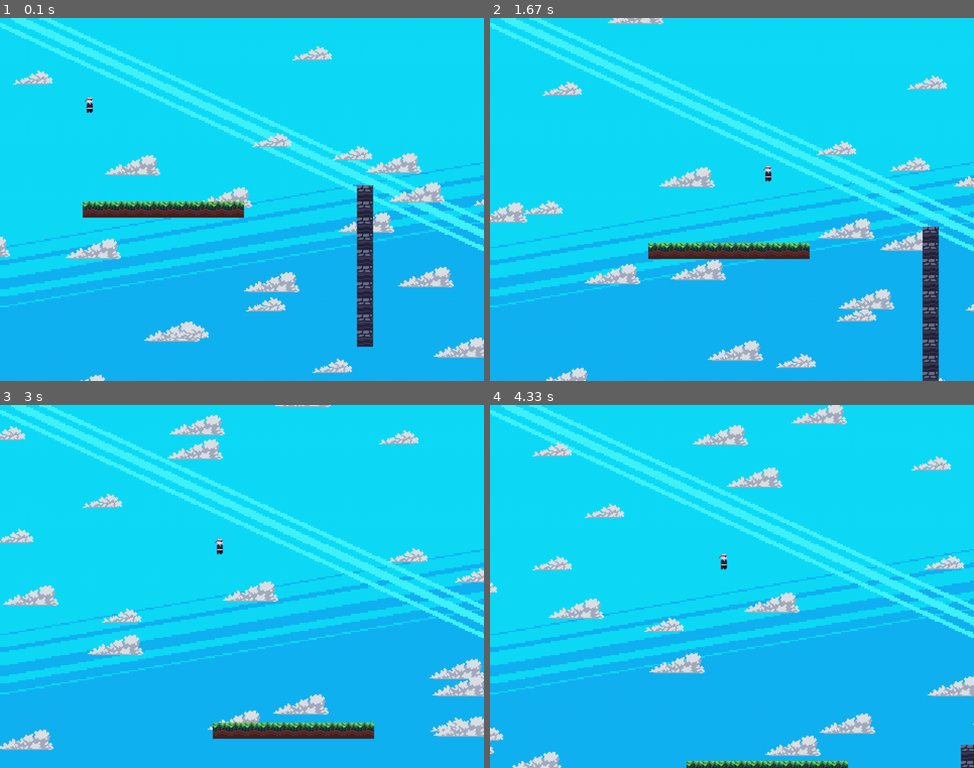
Above: before the commit, frames 1-4 (two rows, left to right).
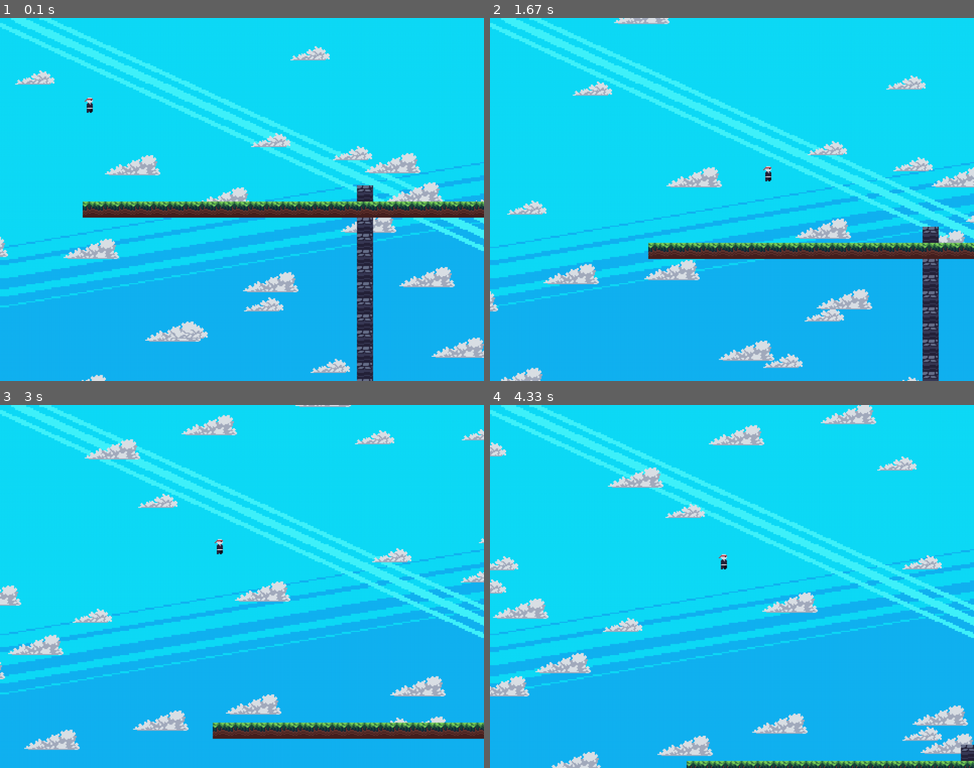
Above: after the commit, the same moments.

Repository: Developer-Harshit/platform_pygame
Game: pygame game, started from game.py
Two runs of this game, one before a commit and one after it. Both use one fixed random seed, a clock stepped at 60 frames per second and the inputs below.
Inputs:
- Up to frame 1 (0.1 s): no input
- Up to frame 2 (1.67 s): hold Right 0.33-0.8 s; hold Up 0.83-1.13 s; tap Space at 0.9, 1.23, 1.53 s; hold Right 1.17-1.63 s
- Up to frame 3 (3 s): hold Left 1.67-2.2 s; tap Space at 1.73, 2.03, 2.3, 2.6, 2.73 s; hold Left 2.23-2.63 s; hold Up from 2.67 s (still down)
- Up to frame 4 (4.33 s): release Up at 3.03 s; hold Right 3.07-3.7 s; tap Space at 3.13, 3.43, 3.8, 4.1, 4.3 s; hold Left 3.73-4.2 s; hold Right from 4.23 s (still down)

The runs differ from the first frame. In frame 1, 4.5% of the frame differs, in the area x 0-100%, y 7-100%; in frame 2, 7.8%; in frame 3, 8.9%; in frame 4, 10%, in the area x 0-100%, y 0-100%.

Commit message:
Tilemap optimization

Diff:
--- a/game.py
+++ b/game.py
@@ -1,4 +1,4 @@
-# Camera and Sky
+# TileMap Optimization
 
 import pygame
 import sys
--- a/scripts/clouds.py
+++ b/scripts/clouds.py
@@ -38,7 +38,7 @@
             my_cloud = Cloud(
                 (random() * 9999, random() * 9999),
                 choice(cloud_images),
-                random() * 1 + 0.05,
+                random() * 0.06 + 0.5,
                 random() * 0.6 + 0.2,
             )
             self.clouds.append(my_cloud)
--- a/scripts/tilemap.py
+++ b/scripts/tilemap.py
@@ -25,7 +25,7 @@
 
         self.offgrid_tiles = []  # tiles ie places all over grid
 
-        for i in range(10):
+        for i in range(1000000):
             self.tilemap[str(3 + i) + ";10"] = {
                 "type": "grass",
                 "variant": 1,
@@ -64,20 +64,41 @@
                 )
         return physics_rects
 
-    def render(self, surf, offset):
+    def render(self, surf, offset=[0, 0]):
+        # For rendering offset tiles
         for tile in self.offgrid_tiles:
-            tile_img = self.game.assets[tile["type"][tile["variant"]]]
+            tile_type = self.game.assets[tile["type"]]
+            tile_img = tile_type[tile["variant"]]
 
             """Subtracted with offest as camera is moving,tiles will be moving in opposite direction"""
             surf.blit(tile_img, vector_sub(tile["pos"], offset))
-        for location in self.tilemap:
-            tile = self.tilemap[location]
-
-            tile_type = self.game.assets[tile["type"]]
-
-            tile_img = tile_type[tile["variant"]]
-            scaled_pos = (
-                tile["pos"][0] * self.tile_size,
-                tile["pos"][1] * self.tile_size,
-            )
-            surf.blit(tile_img, vector_sub(scaled_pos, offset))
+        # For rendering tiles visible on screen
+        for x in range(
+            offset[0] // self.tile_size,
+            (offset[0] + surf.get_width()) // self.tile_size + 1,
+        ):
+            for y in range(
+                offset[1] // self.tile_size,
+                (offset[1] + surf.get_height()) // self.tile_size + 1,
+            ):
+                loc = str(x) + ";" + str(y)
+                if loc in self.tilemap:
+                    tile = self.tilemap[loc]
+                    tile_type = self.game.assets[tile["type"]]
+                    tile_img = tile_type[tile["variant"]]
+                    """Subtracted with offest as camera is moving,tiles will be moving in opposite direction"""
+                    scaled_pos = (
+                        tile["pos"][0] * self.tile_size,
+                        tile["pos"][1] * self.tile_size,
+                    )
+                    surf.blit(tile_img, vector_sub(scaled_pos, offset))
+        # For rendering all tiles
+        # for location in self.tilemap:
+        #     tile = self.tilemap[location]
+        #     tile_type = self.game.assets[tile["type"]]
+        #     tile_img = tile_type[tile["variant"]]
+        #     scaled_pos = (
+        #         tile["pos"][0] * self.tile_size,
+        #         tile["pos"][1] * self.tile_size,
+        #     )
+        #     surf.blit(tile_img, vector_sub(scaled_pos, offset))
